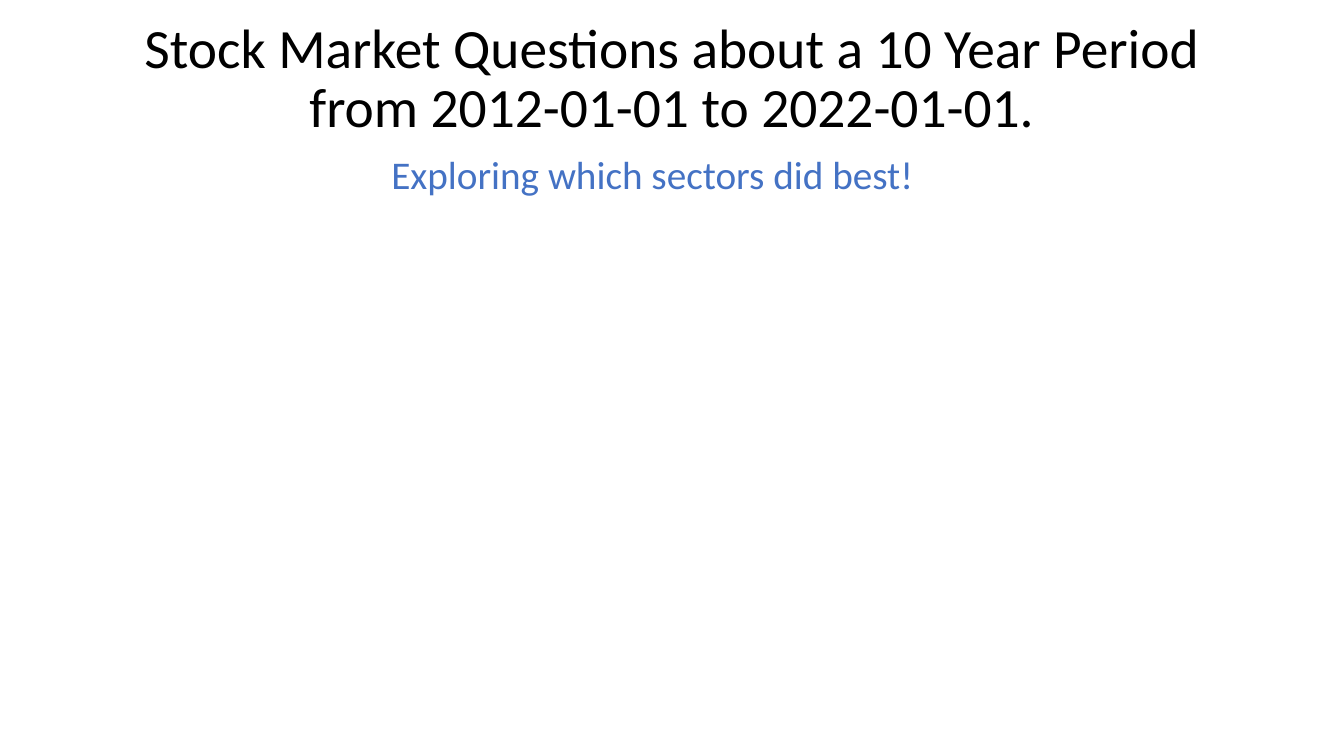
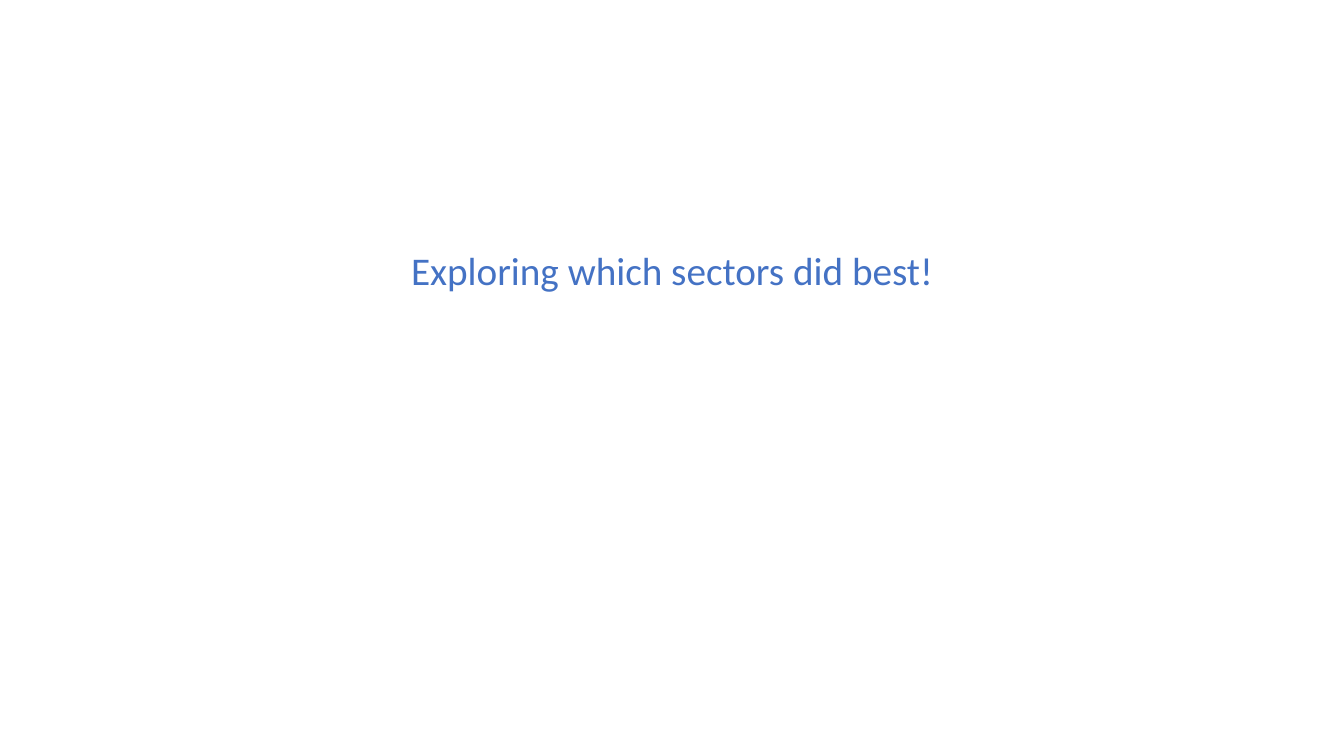
Before and after one commit to Patli1998/Bootcamp-Project1, a slide deck: slide 1 of Presentation.pptx. Drawn at 1344x756 pixels with LibreOffice and Linux fonts; fonts in the diff are those of the drawing; background and template pictures are left out. Boxes give left, top, right and bottom in pixels: in the first picture for what was removed or moved away, otherwise in the second. Text is boxed around its words. In the diff, an @@ line names an element or a change of style, - is before the commit and + after.

```diff
--- a/Presentation.pptx
+++ b/Presentation.pptx
@@ title removed at <box>144,29,1198,128</box> @@
-Stock Market Questions about a 10 Year Period from 2012-01-01 to 2022-01-01.
@@ text "Exploring which sectors did best!": place and size @@
-text "Exploring which sectors did best!" at <box>391,161,913,196</box>
+text "Exploring which sectors did best!" at <box>411,257,933,292</box>
```
Also in this commit, not shown: 8 other slides changed, 1 other file.
